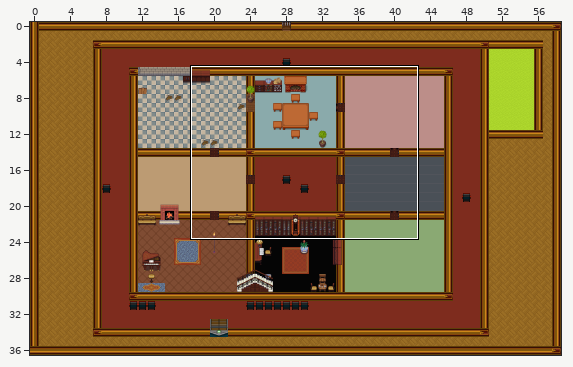
Tiled map (JSON): STAGE/altherrenhausgrundriss_alt.json. The first picture is a wide view before the edit; the outline marks the close-up.
Close-up. Before:
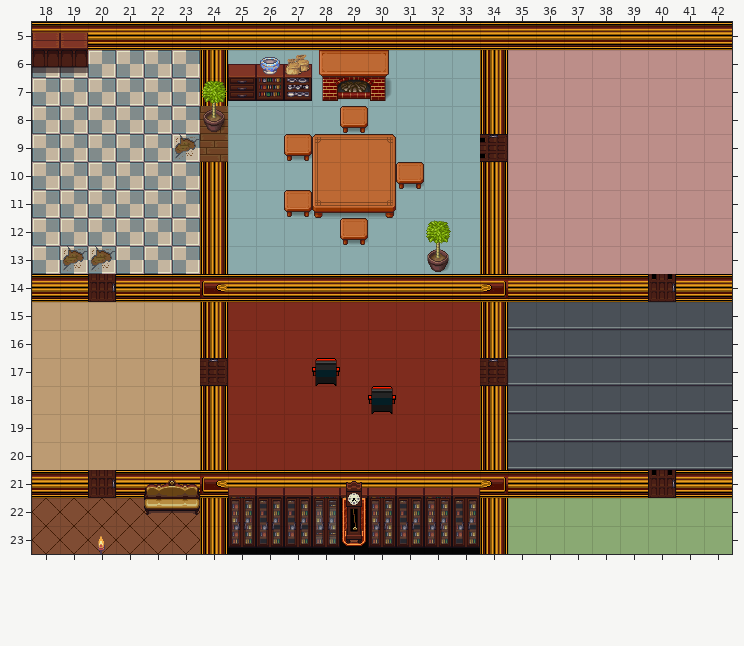
Cells are 32x32 px. Shown: x 18..42, y 5..23. Not drawn, because the pictures are missing: unchanged layers "Rooms/Kitchen/deko", "Rooms/Kitchen/foot", "Rooms/Kitchen/interior".
After:
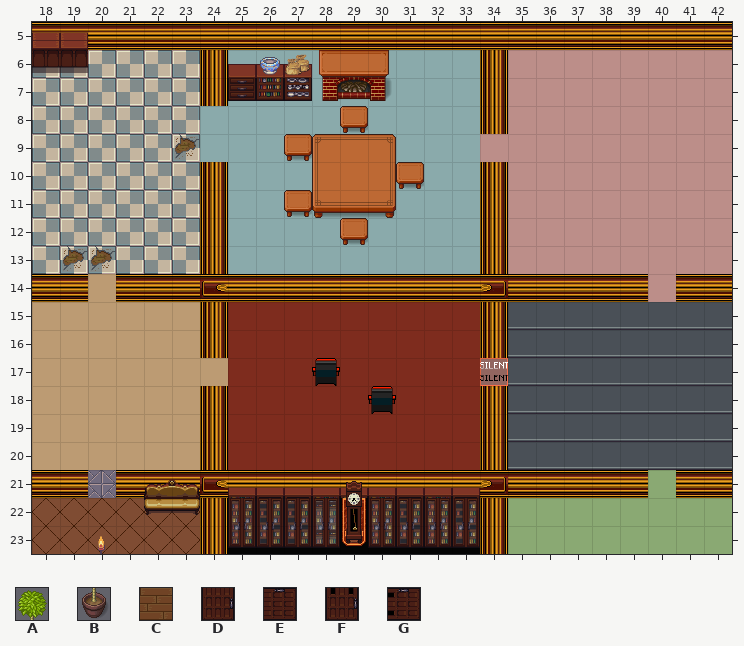
Key: from "BaseChip_pipo": A 911, B 919; from "house_inside": C 187, D 218, E 218 turned 270, F 219, G 219 turned 270.
_ is an empty cell.
The exact change:
Layer "Deko/doors" (now hidden):
The edit erases tile C in rows 8 to 9 at x 24.
The edit erases tile D in row 14 at x 20; in row 21 at x 20.
The edit erases tile E in row 17 at x 24 and 34.
The edit erases tile F in row 14 at x 40; in row 21 at x 40.
The edit erases tile G in row 9 at x 34.
Layer "Deko/baum" (now hidden):
The edit erases tile A in row 7 at x 24; in row 12 at x 32.
The edit erases tile B in row 8 at x 24; in row 13 at x 32.
